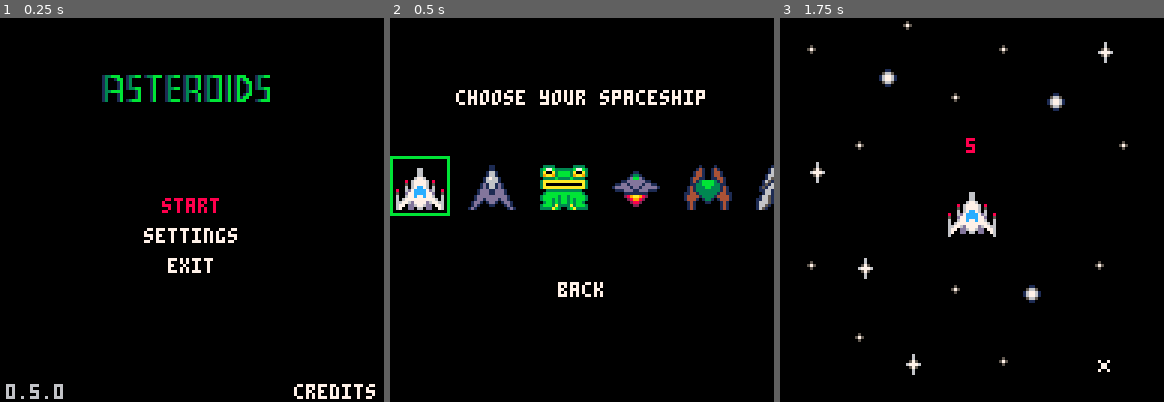
Above: before the commit, frames 1-3 (left to right).
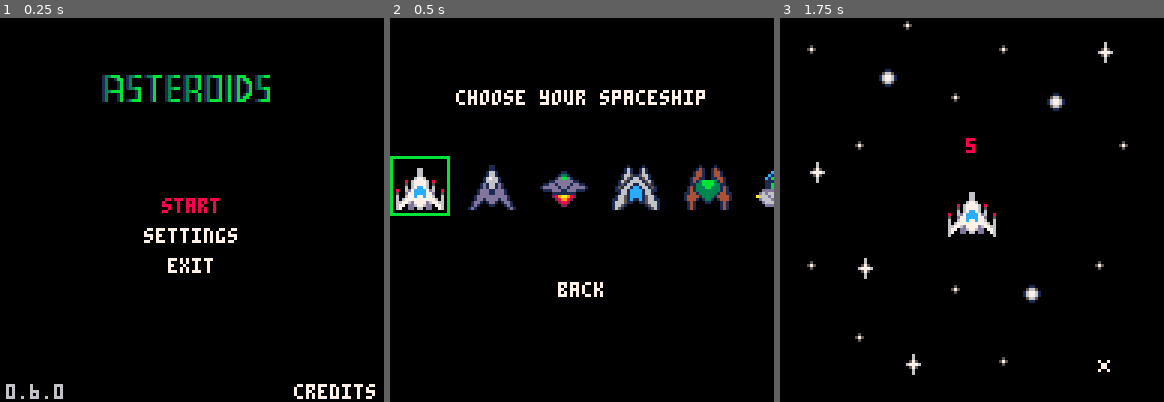
Above: after the commit, the same moments.

Repository: crodriguezprieto/P8-ASTEROIDS
Game: PICO-8 cartridge asteroids.p8
Same seed, same stepped clock (60 frames per second), same inputs: the game is played once before the commit and once after it.
Inputs:
- Up to frame 1 (0.25 s): no input
- Up to frame 2 (0.5 s): tap X (X key) at 0.33 s
- Up to frame 3 (1.75 s): tap X (X key) at 1.07 s; hold Right from 1.6 s (still down)

The runs differ from the first frame. In frame 1, less than 0.1% of the frame differs, in the area x 7-11%, y 95-99%; in frame 2, 2.6%, in the area x 39-100%, y 38-50%; in frame 3, nothing differs.

Commit message:
feat: implemented credits view

Diff:
--- a/asteroids.p8
+++ b/asteroids.p8
@@ -4,8 +4,8 @@
 --[[
   Project: Asteroids
   Author:  Carlos Rodriguez Prieto
-  Version: 0.5.0
-  Date:    2025-07-28
+  Version: 0.6.0
+  Date:    2025-07-30
   License: MIT
   GitHub:  https://github.com/crodriguezprieto/
 
@@ -20,7 +20,7 @@
 
 -- init function
 function _init()
-  version = "0.5.0"
+  version = "0.6.0"
   rocks = {}
   bullets = {}
 
@@ -215,7 +215,7 @@
     spr_r(id, x, y0, 270, 2, 2)
     if sel_row == 1 and i == sel_ship then
       rect(x - frame, y0 - frame,
-           x + sprite_w + frame - 1,  -- -1 porque sprite_w=16 da [0..15]
+           x + sprite_w + frame - 1,  -- -1 because sprite_w=16 is [0..15]
            y0 + sprite_w + frame - 1,
            11)
     end
@@ -278,7 +278,7 @@
   end
 end
 
--- draw credits
+-- draw credits 2
 -- print text with dynamic line break
 function print_wrap(txt, x0, y0, max_x, col)
   local x, y = x0, y0
@@ -303,52 +303,78 @@
       x += 4
     end
   end
-end
-
--- estado: credits
+  return y
+end
+
+-- draw credits
 function draw_credits()
-  cls()
-
-  local full_txt = "hi! i'm carlos rodriguez prieto and i created this asteroids type game with love in my spare time as a way to get some knowledge of this tiny but powerful engine and to polish some basic and mathematical knowledge applied to gaming. i kindly thank you for trying out my game."
+  local full_txt = "hi! i'm charly and i created this asteroids type mini game with love in my spare time as a way to get some knowledge of this tiny but powerful engine and to polish some basic and mathematical knowledge applied to gaming. i kindly thank you for trying out my game."
   local x0, y0 = 2, 2 -- start point
   local limit = 127   -- max width
   local col = 7       -- white text colour
 
-  -- full body paint
-  print_wrap(full_txt, x0, y0, limit, col)
+  -- full body paint, returns 'y' coord reached by the end of the text.
+  local y_max = print_wrap(full_txt, x0, y0, limit, col)
 
   -- calculate where the last finished
   local lines = ceil((#full_txt * 4) / (limit - x0)) -- aprox.
   local ty = y0 + lines * 6 + 4
 
+  -- enjoy! section
   local colored = "enjoy!"
   local len = #colored
   local w = len * 4
   local x = (128 - w) / 2
-  local y = (128 - 6) / 1.7 -- 6 is single char height
-
+  local y = y_max + 18
   -- increase n = raise speed on changing char colour
   local n = 12
   local t = flr(time() * n)
 
-  for i=1,len do
+  for i = 1,len do
     -- changes the colour of the char visually to the right
     local col = ((t - i + 15) % 15) + 1
     print(sub(colored, i, i), x + (i-1)*4, y, col)
   end
 
-  spr()
-
+  -- hearts section
+  local hearts = {224, 225, 226, 227, 228, 229, 230, 240, 241}
+  local xh1 = 128 / 4
+  local xh2 = 128 - xh1 - 8
+  local yh1 = y_max + 16
+  local rndh = flr(rnd(#hearts)) + 1
+  local mod = flr(time()) % #hearts + 1
+  spr(hearts[mod], xh1, yh1)
+  spr(hearts[mod], xh2, yh1)
+
+  -- author and github section
+  local author = "made by: carlos rodriguez prieto"
+  local github = "crodriguezprieto"
+  local alen = #author*4
+  local glen = #github*4
+  local ax = (128 - alen) / 2
+  local ay = y + 16
+  local gx = (128 - glen) / 3
+  local gy = ay + 12
+  print_wrap(author, ax, ay, 128, 7)
+
+  local col1, col2 = 7, 11
+  local col = (flr(time()) % 2 == 0) and col1 or col2
+  print("github: ", gx, gy, col == 7 and 11 or 7)
+  print(github, gx + 30, gy, col)
+
+
+  -- frog sprite section
+  local fx = (128-16)/2
+  local fy = gy + 16
+  spr(206, fx, fy, 16, 16)
+
+  -- year section
   local year = "2025"
   local ylen = #year
   local yw = ylen * 4
-  local yx = (128 - yw) / 2  -- centered
-  local yy = y + 8           -- 8 pixels below name
-
-  local ty = flr(time())
-
-  local year_col = ((ty - 1 + 15) % 15) + 1
-  print(year, yx, yy, year_col)
+  local yx = (128 - yw)  -- bottom right
+  local yy = (128 - 6)   -- 8 pixels below name
+  print(year, yx, yy, 11)
 end
 
 -- state: settings
@@ -361,7 +387,7 @@
 
   if btnp(5) then
     if settings_option==1 then
-      --switch_spaceship()
+      --tbd
     else game_state="menu" end
   end
 end
@@ -408,8 +434,6 @@
 end
 
 function draw_menu()
-   cls()
-
   -- draws logo from sprites (16 sprites: 8x2) centered
   local tiles_w = 8     -- 8 columns
   local tiles_h = 2     -- 2 rows
Not shown, changed: 48 lines of the sprite sheet (__gfx__) section of asteroids.p8
Not shown, changed: BACKLOG.md
Not shown, changed: CHANGELOG.md
